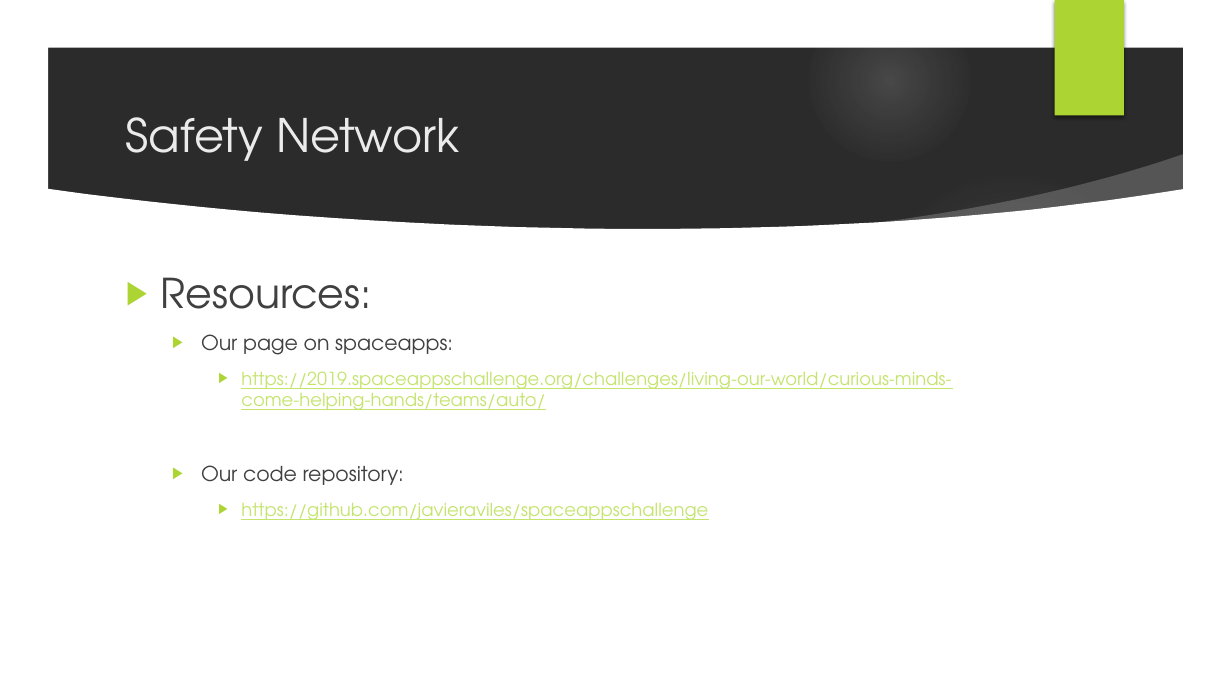
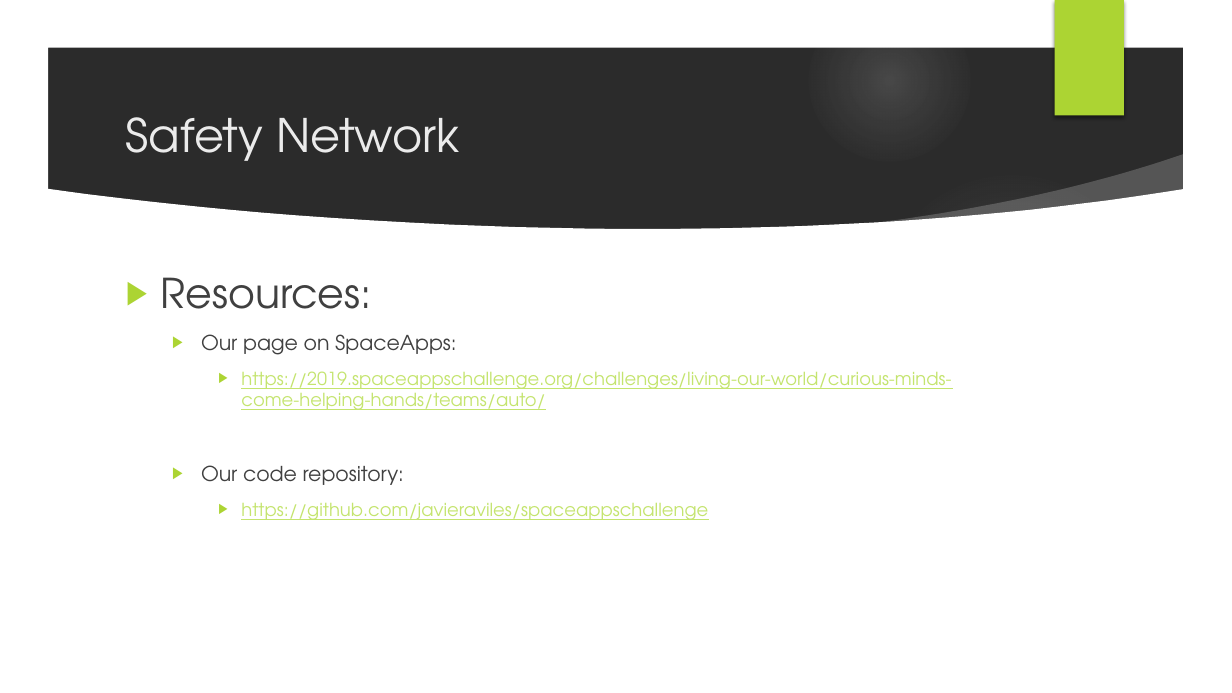
Before and after one commit to javieraviles/spaceappschallenge, a slide deck: slide 10 of Documentation/project_slide.pptx. Drawn at 1232x693 pixels with LibreOffice and Linux fonts; fonts in the diff are those of the drawing; background and template pictures are left out; a plain dark background stands for a picture behind light text. Boxes give left, top, right and bottom in pixels: in the first picture for what was removed or moved away, otherwise in the second. Text is boxed around its words. In the diff, an @@ line names an element or a change of style, - is before the commit and + after.

```diff
--- a/Documentation/project_slide.pptx
+++ b/Documentation/project_slide.pptx
@@ text at [201,334,456,355]: text changed @@
-  ▶ Our page on spaceapps:
+  ▶ Our page on SpaceApps:
```
Also in this commit, not shown: 5 other slides changed.
